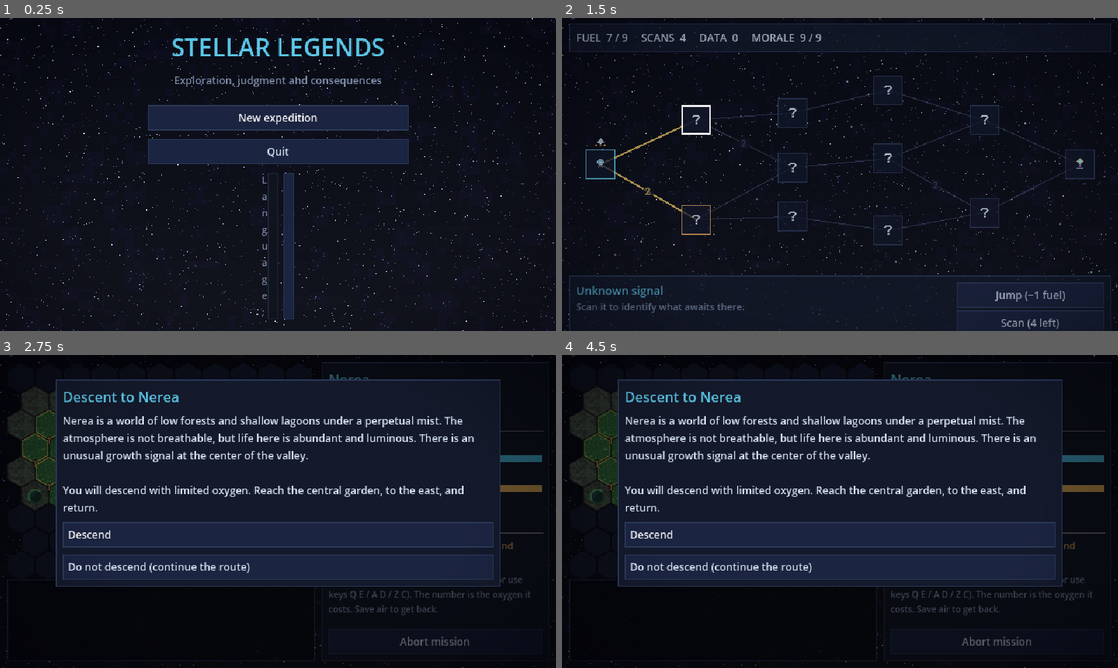
Above: before the commit, frames 1-4 (two rows, left to right).
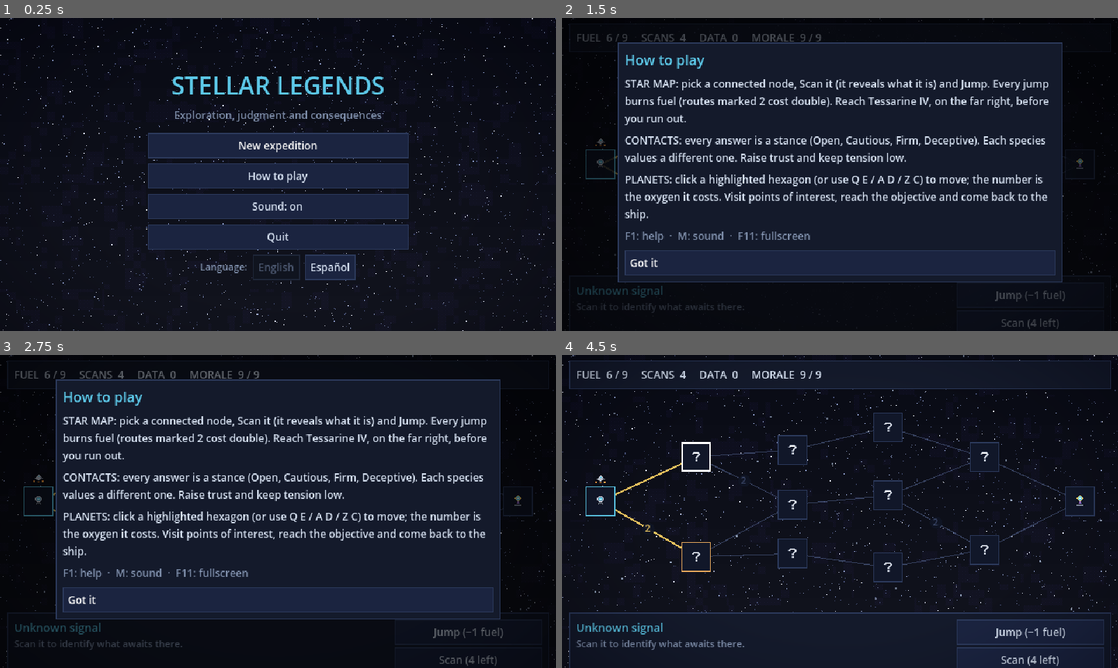
Above: after the commit, the same moments.

Repository: inadcl/LeyendasEstelares
Game: Godot game, scene res://scenes/main.tscn
Same seed, same stepped clock (60 frames per second), same inputs: the game is played once before the commit and once after it.
Inputs (mouse positions are in pixels of both pictures, inside the frame that each line leads up to):
- Up to frame 1 (0.25 s): no input
- Up to frame 2 (1.5 s): click "New expedition" at 0.5 s; click "Choose" at 1.25 s
- Up to frame 3 (2.75 s): click "Jump (−1 fuel)" at 2 s
- Up to frame 4 (4.5 s): click (995, 642) at 2.75 s, where only the run before the commit has a clickable "Abort mission"; click (1029, 658) at 3.5 s, where only the run after the commit has a clickable "Scan (4 left)"; click (840, 599) at 4.25 s, where only the run after the commit has a clickable "Got it"

The runs differ from the first frame. In frame 1, 20% of the frame differs, in the area x 26-74%, y 6-97%; in frame 2, 21%; in frame 3, 21%; in frame 4, 35%, in the area x 0-100%, y 0-100%.

Commit message:
Sonido, ayuda en el juego, iconos por bioma y consecuencias entre capas
- Sonido sintetizado (tools/gen_audio.py): efectos de interfaz, saltos, escaneos, eventos,
  contactos y finales, más música ambiental en bucle. M silencia; se recuerda la preferencia.
- Pantalla «Cómo se juega» (F1, botón del título y automática en la primera partida).
- F11 para pantalla completa.
- Iconos de planeta por bioma en el mapa estelar (el color anticipa el bioma tras escanear).
- Opciones exclusivas en anomalías según lo logrado con el Gremio de Hallen y el Dominio Draeth.
- Combustible inicial 6 (antes 7): ahora puede condicionar la ruta.
- Corrige el selector de idioma del título (el texto se partía letra a letra y se salía de la pantalla).
- Pruebas: audio, ayuda y estado inicial determinista en la prueba de UI.

Co-Authored-By: Claude Sonnet 5.5 <noreply@anthropic.com>
Claude-Session: https://claude.ai/code/session_01Ru1USyDRza2ajvXRQVYajV

Diff:
--- a/data/campaign.json
+++ b/data/campaign.json
@@ -1,5 +1,5 @@
 {
-	"start_fuel": 7,
+	"start_fuel": 6,
 	"max_fuel": 9,
 	"start_scans": 4,
 	"max_scans": 6,
--- a/data/events.json
+++ b/data/events.json
@@ -1045,6 +1045,17 @@
 						"fuel": -1
 					}
 				}
+			},
+			{
+				"requires": {
+					"flag": "draeth_respeto"
+				},
+				"result": {
+					"effects": {
+						"fuel": 1,
+						"morale": 1
+					}
+				}
 			}
 		]
 	},
@@ -1100,6 +1111,25 @@
 						"effects": {}
 					}
 				}
+			},
+			{
+				"requires": {
+					"flag": "gremio_amigo"
+				},
+				"risk": {
+					"chance": 0.9,
+					"success": {
+						"effects": {
+							"fuel": 3,
+							"data": 1
+						}
+					},
+					"fail": {
+						"effects": {
+							"fuel": 1
+						}
+					}
+				}
 			}
 		]
 	},
--- a/project.godot
+++ b/project.godot
@@ -15,6 +15,7 @@
 
 Content="*res://scripts/content.gd"
 GameState="*res://scripts/game_state.gd"
+Sfx="*res://scripts/audio.gd"
 
 [display]
 
--- /dev/null
+++ b/scripts/audio.gd
@@ -0,0 +1,65 @@
+extends Node
+## Sonido del juego (autoload "Sfx"): efectos puntuales y música ambiental. Archivos en res://audio/ (tools/gen_audio.py).
+
+const VOICES := 6
+
+var muted := false
+var _players: Array[AudioStreamPlayer] = []
+var _next := 0
+var _streams := {}
+var _music: AudioStreamPlayer
+
+
+func _ready() -> void:
+	muted = bool(Settings.get_value("audio", "muted", false))
+	for i in VOICES:
+		var p := AudioStreamPlayer.new()
+		add_child(p)
+		_players.append(p)
+	_music = AudioStreamPlayer.new()
+	_music.volume_db = -13.0
+	add_child(_music)
+	AudioServer.set_bus_mute(0, muted)
+
+
+func play(sound: String, volume_db := 0.0) -> void:
+	var stream := _stream(sound)
+	if stream == null:
+		return
+	var p := _players[_next]
+	_next = (_next + 1) % VOICES
+	p.stream = stream
+	p.volume_db = volume_db
+	p.play()
+
+
+func start_music() -> void:
+	if _music.playing:
+		return
+	var stream := _stream("ambient")
+	if stream is AudioStreamWAV:
+		var wav := stream as AudioStreamWAV
+		wav.loop_mode = AudioStreamWAV.LOOP_FORWARD
+		wav.loop_begin = 0
+		wav.loop_end = wav.data.size() / 2  # 16 bit mono
+	_music.stream = stream
+	_music.play()
+
+
+func set_muted(value: bool) -> void:
+	muted = value
+	AudioServer.set_bus_mute(0, muted)
+	Settings.set_value("audio", "muted", muted)
+
+
+func toggle_mute() -> void:
+	set_muted(not muted)
+
+
+func _stream(sound: String) -> AudioStream:
+	if not _streams.has(sound):
+		var path := "res://audio/%s.wav" % sound
+		_streams[sound] = load(path) if ResourceLoader.exists(path) else null
+		if _streams[sound] == null:
+			push_warning("Sonido ausente: %s" % path)
+	return _streams[sound]
--- a/scripts/content.gd
+++ b/scripts/content.gd
@@ -140,7 +140,7 @@
 		if e.get("choices", []).size() < 2:
 			errors.append("%s: necesita al menos 2 opciones" % id)
 		for i in e.get("choices", []).size():
-			_validate_choice(e["choices"][i], "%s[%d]" % [id, i], VALID_EFFECTS, errors, set_flags, true)
+			_validate_choice(e["choices"][i], "%s[%d]" % [id, i], VALID_EFFECTS, errors, set_flags)
 	for enc in encounters:
 		if species_by_id(enc.get("species", "")).is_empty():
 			errors.append("encuentro %s: especie inexistente" % enc.get("id", "?"))
@@ -217,7 +217,7 @@
 	return errors
 
 
-func _validate_choice(c: Dictionary, where: String, valid_effects: Array, errors: Array[String], set_flags: Dictionary, _is_event: bool) -> void:
+func _validate_choice(c: Dictionary, where: String, valid_effects: Array, errors: Array[String], set_flags: Dictionary) -> void:
 	if c.has("risk") == c.has("result"):
 		errors.append("%s: debe tener exactamente uno de risk/result" % where)
 	if c.has("risk"):
--- a/scripts/game_state.gd
+++ b/scripts/game_state.gd
@@ -15,7 +15,6 @@
 var max_scans := 0
 var rep := {}  # facción -> int
 var flags := {}  # String -> true
-var faction_ids: Array = []
 
 
 func start_run(avatar_dict: Dictionary, factions: Dictionary = {}, campaign_cfg: Dictionary = {}) -> void:
@@ -31,7 +30,6 @@
 	data = 0
 	rep = {}
 	flags = {}
-	faction_ids = factions.keys()
 	changed.emit()
 
 
--- a/scripts/main.gd
+++ b/scripts/main.gd
@@ -1,9 +1,11 @@
 extends Control
 ## Raíz del juego: título → avatar → mapa estelar → (planeta | contacto | anomalía) → … → final.
+## Atajos globales: F1 ayuda, M sonido, F11 pantalla completa.
 
 var _current: Control
 var _campaign: Campaign
 var _vignette: ColorRect
+var _help: Overlay
 
 
 func _ready() -> void:
@@ -17,7 +19,24 @@
 	mat.shader = load("res://shaders/vignette.gdshader")
 	_vignette.material = mat
 	add_child(_vignette)
+	# Todos los botones suenan al pulsarse.
+	get_tree().node_added.connect(func(n: Node):
+		if n is BaseButton:
+			(n as BaseButton).pressed.connect(func(): Sfx.play("click", -6.0)))
+	Sfx.start_music()
 	_show_title()
+
+
+func _unhandled_input(event: InputEvent) -> void:
+	if event is InputEventKey and event.pressed and not event.echo:
+		match event.keycode:
+			KEY_F1:
+				_toggle_help()
+			KEY_M:
+				Sfx.toggle_mute()
+			KEY_F11:
+				var full := DisplayServer.window_get_mode() == DisplayServer.WINDOW_MODE_FULLSCREEN
+				DisplayServer.window_set_mode(DisplayServer.WINDOW_MODE_WINDOWED if full else DisplayServer.WINDOW_MODE_FULLSCREEN)
 
 
 func _swap(screen: Control) -> void:
@@ -26,8 +45,27 @@
 	_current = screen
 	add_child(screen)
 	move_child(_vignette, -1)  # la viñeta siempre por encima
+	if _help != null:
+		move_child(_help, -1)
 	screen.modulate.a = 0.0
 	create_tween().tween_property(screen, "modulate:a", 1.0, 0.25)
+
+
+func _toggle_help() -> void:
+	if _help != null and _help.is_open():
+		_help.close()
+		return
+	if _help == null:
+		_help = Overlay.new()
+		add_child(_help)
+	_help.open()
+	_help.title(T.t("ui.help.title"))
+	_help.body(T.t("ui.help.sector"))
+	_help.body(T.t("ui.help.contact"))
+	_help.body(T.t("ui.help.planet"))
+	_help.note(T.t("ui.help.keys"), UITheme.DIM)
+	_help.button(T.t("ui.help.close"), _help.close).grab_focus()
+	move_child(_help, -1)
 
 
 func _show_title() -> void:
@@ -35,6 +73,7 @@
 	s.start_pressed.connect(_show_avatars)
 	s.quit_pressed.connect(func(): get_tree().quit())
 	s.language_changed.connect(_show_title)
+	s.help_pressed.connect(_toggle_help)
 	_swap(s)
 
 
@@ -43,7 +82,11 @@
 	s.avatar_chosen.connect(func(id: String):
 		GameState.start_run(Content.avatar_by_id(id), Content.factions, Content.campaign)
 		_campaign = Campaign.new(GameState, Content.campaign, randi())
-		_show_sector())
+		_show_sector()
+		# La primera vez se muestra la ayuda (después, con F1 o desde el título).
+		if not bool(Settings.get_value("game", "help_seen", false)):
+			Settings.set_value("game", "help_seen", true)
+			_toggle_help())
 	_swap(s)
 
 
--- /dev/null
+++ b/scripts/settings.gd
@@ -0,0 +1,19 @@
+class_name Settings
+extends RefCounted
+## Preferencias del jugador (idioma, sonido, ayuda vista) en user://settings.cfg.
+
+const PATH := "user://settings.cfg"
+
+
+static func get_value(section: String, key: String, default: Variant) -> Variant:
+	var cfg := ConfigFile.new()
+	if cfg.load(PATH) != OK:
+		return default
+	return cfg.get_value(section, key, default)
+
+
+static func set_value(section: String, key: String, value: Variant) -> void:
+	var cfg := ConfigFile.new()
+	cfg.load(PATH)
+	cfg.set_value(section, key, value)
+	cfg.save(PATH)
--- a/scripts/t.gd
+++ b/scripts/t.gd
@@ -8,7 +8,6 @@
 
 const LANGUAGES := {"en": "English", "es": "Español"}
 const CSV_PATH := "res://translations/strings.csv"
-const SETTINGS_PATH := "user://settings.cfg"
 
 static var _loaded := false
 
@@ -62,18 +61,12 @@
 		lang = "en"
 	TranslationServer.set_locale(lang)
 	if save:
-		var cfg := ConfigFile.new()
-		cfg.load(SETTINGS_PATH)
-		cfg.set_value("game", "language", lang)
-		cfg.save(SETTINGS_PATH)
+		Settings.set_value("game", "language", lang)
 
 
 ## Idioma guardado, o el del sistema (español si el sistema está en español, inglés en otro caso).
 static func load_language() -> void:
-	var cfg := ConfigFile.new()
-	var lang := ""
-	if cfg.load(SETTINGS_PATH) == OK:
-		lang = str(cfg.get_value("game", "language", ""))
+	var lang := str(Settings.get_value("game", "language", ""))
 	if not LANGUAGES.has(lang):
 		lang = "es" if OS.get_locale_language() == "es" else "en"
 	set_language(lang, false)
--- a/scripts/ui/contact_screen.gd
+++ b/scripts/ui/contact_screen.gd
@@ -157,6 +157,7 @@
 	var x := runner.index
 	var mine := T.t("contact.%s.x%d.o%d" % [eid, x, i])
 	var res := runner.choose(i)
+	Sfx.play("blip")
 	_refresh_bars()
 	_clear_options()
 	_speech.add_theme_color_override("font_color", _color)
@@ -175,6 +176,7 @@
 func _show_outcome() -> void:
 	_clear_options()
 	var out := runner.apply_outcome()
+	Sfx.play({"alliance": "victory", "deal": "success", "wary": "event", "hostile": "alert"}[out["id"]])
 	var colors := {"alliance": UITheme.GOOD, "deal": UITheme.ACCENT, "wary": UITheme.DIM, "hostile": UITheme.BAD}
 	_speech.add_theme_color_override("font_color", colors[out["id"]])
 	_speech.text = "%s\n\n%s" % [T.t("ui.contact.result." + out["id"]), T.t(out["key"])]
--- a/scripts/ui/end_screen.gd
+++ b/scripts/ui/end_screen.gd
@@ -21,6 +21,7 @@
 	v.add_theme_constant_override("separation", 8)
 	panel.add_child(v)
 
+	Sfx.play("victory" if ending == "victory" else "defeat")
 	var color := UITheme.GOOD if ending == "victory" else (UITheme.WARN if ending == "abort" else UITheme.BAD)
 	v.add_child(UITheme.label(T.t("ending.%s.title" % ending), color, 18))
 	v.add_child(UITheme.label(T.t("ending.%s.body" % ending), UITheme.TEXT, 12))
--- a/scripts/ui/map_screen.gd
+++ b/scripts/ui/map_screen.gd
@@ -115,6 +115,7 @@
 		return
 	var cost := expedition.map.move_cost(cell)
 	var res := expedition.move(cell)
+	Sfx.play("step", -4.0)
 	_say(T.t("ui.log.move", {"cost": cost}), UITheme.DIM)
 	if res["failure"] != "":
 		_fail(res["failure"])
@@ -157,6 +158,7 @@
 
 
 func _fail(reason: String) -> void:
+	Sfx.play("defeat")
 	_overlay.open()
 	_overlay.title(T.t("ui.fail.title"), UITheme.BAD)
 	_overlay.body(T.t("ui.fail.oxygen" if reason == "oxygen" else "ui.fail.morale"))
@@ -177,6 +179,7 @@
 func _conclude(result: String) -> void:
 	var pid: String = planet["id"]
 	_overlay.open()
+	Sfx.play("success" if result == "success" else "setback")
 	if result == "success":
 		_overlay.title(T.t("ui.planet.done"), UITheme.GOOD)
 		_overlay.body(T.t("planet.%s.outro_success" % pid))
--- a/scripts/ui/overlay.gd
+++ b/scripts/ui/overlay.gd
@@ -78,6 +78,7 @@
 func present_event(event_id: String, resolve: Callable, on_done: Callable) -> void:
 	var ev: Dictionary = Content.events[event_id]
 	open()
+	Sfx.play("event")
 	title(T.ev(event_id, "title"))
 	body(T.ev(event_id, "text"))
 	separator()
@@ -109,6 +110,7 @@
 	var choice: Dictionary = Content.events[event_id]["choices"][index]
 	var result: Dictionary = resolve.call(index)
 	open()
+	Sfx.play(("success" if result["success"] else "setback") if choice.has("risk") else "blip")
 	var headline := T.ev(event_id, "title")
 	if choice.has("risk"):
 		headline += " — " + T.t("ui.event.success" if result["success"] else "ui.event.setback")
--- a/scripts/ui/sector_screen.gd
+++ b/scripts/ui/sector_screen.gd
@@ -183,6 +183,8 @@
 		return "node_final"
 	if not n["scanned"]:
 		return "node_unknown"
+	if n["type"] == "planet":
+		return "node_planet_" + n["planet"]["biome"]  # el color anticipa el bioma
 	return "node_" + n["type"]
 
 
@@ -261,11 +263,13 @@
 func _on_jump() -> void:
 	if campaign.can_jump(_selected):
 		var id := _selected
+		Sfx.play("jump")
 		campaign.jump(id)
 		jumped.emit(id)
 
 
 func _on_scan() -> void:
 	if campaign.can_scan(_selected):
+		Sfx.play("scan")
 		campaign.scan(_selected)
 		_refresh()
--- a/scripts/ui/title_screen.gd
+++ b/scripts/ui/title_screen.gd
@@ -4,6 +4,7 @@
 signal start_pressed
 signal quit_pressed
 signal language_changed
+signal help_pressed
 
 
 func _ready() -> void:
@@ -13,7 +14,7 @@
 	center.set_anchors_and_offsets_preset(PRESET_FULL_RECT)
 	add_child(center)
 	var box := VBoxContainer.new()
-	box.add_theme_constant_override("separation", 10)
+	box.add_theme_constant_override("separation", 6)
 	box.custom_minimum_size = Vector2(300, 0)
 	center.add_child(box)
 
@@ -29,6 +30,16 @@
 	start.alignment = HORIZONTAL_ALIGNMENT_CENTER
 	start.pressed.connect(func(): start_pressed.emit())
 	box.add_child(start)
+	var help := UITheme.button(T.t("ui.how_to_play"))
+	help.alignment = HORIZONTAL_ALIGNMENT_CENTER
+	help.pressed.connect(func(): help_pressed.emit())
+	box.add_child(help)
+	var sound := UITheme.button(T.t("ui.sound_off" if Sfx.muted else "ui.sound_on"))
+	sound.alignment = HORIZONTAL_ALIGNMENT_CENTER
+	sound.pressed.connect(func():
+		Sfx.toggle_mute()
+		language_changed.emit())  # reconstruye el título con el texto actualizado
+	box.add_child(sound)
 	if not OS.has_feature("web"):
 		var quit := UITheme.button(T.t("ui.quit"))
 		quit.alignment = HORIZONTAL_ALIGNMENT_CENTER
@@ -39,9 +50,11 @@
 	var langs := HBoxContainer.new()
 	langs.alignment = BoxContainer.ALIGNMENT_CENTER
 	langs.add_theme_constant_override("separation", 6)
-	langs.add_child(UITheme.label(T.t("ui.language") + ":", UITheme.DIM, 11))
+	var lang_label := UITheme.label(T.t("ui.language") + ":", UITheme.DIM, 11)
+	lang_label.autowrap_mode = TextServer.AUTOWRAP_OFF
+	langs.add_child(lang_label)
 	for code in T.LANGUAGES:
-		var b := UITheme.button(T.LANGUAGES[code])
+		var b := UITheme.button(T.LANGUAGES[code], false)
 		b.disabled = code == T.language()
 		b.pressed.connect(func():
 			T.set_language(code)
--- a/scripts/ui/ui_theme.gd
+++ b/scripts/ui/ui_theme.gd
@@ -58,11 +58,12 @@
 	return b
 
 
-static func button(text: String) -> Button:
+## `wrap` = false para botones en filas horizontales (con autowrap el texto se partiría letra a letra).
+static func button(text: String, wrap := true) -> Button:
 	var b := Button.new()
 	b.text = text
 	b.alignment = HORIZONTAL_ALIGNMENT_LEFT
-	b.autowrap_mode = TextServer.AUTOWRAP_WORD_SMART
+	b.autowrap_mode = TextServer.AUTOWRAP_WORD_SMART if wrap else TextServer.AUTOWRAP_OFF
 	return b
 
 
--- a/tests/run_tests.gd
+++ b/tests/run_tests.gd
@@ -10,6 +10,7 @@
 	_test_hex()
 	_test_content()
 	_test_translations()
+	_test_audio()
 	_test_generation()
 	_test_event_rules()
 	_test_sector()
@@ -133,6 +134,19 @@
 		if row.size() >= 3 and row[0] != "":
 			_check(used.has(row[0]), "clave sin uso en el CSV: '%s'" % row[0])
 	T.set_language("en", false)
+
+
+func _test_audio() -> void:
+	print("audio")
+	for n in ["click", "step", "scan", "jump", "blip", "event", "success", "setback", "alert", "victory", "defeat", "ambient"]:
+		_check(ResourceLoader.exists("res://audio/%s.wav" % n), "falta el sonido %s" % n)
+	var re := RegEx.new()
+	re.compile("Sfx\\.play\\(\"([a-z]+)\"")
+	for d in ["res://scripts", "res://scripts/ui"]:
+		for f in DirAccess.get_files_at(d):
+			if f.ends_with(".gd"):
+				for m in re.search_all(FileAccess.get_file_as_string("%s/%s" % [d, f])):
+					_check(ResourceLoader.exists("res://audio/%s.wav" % m.get_string(1)), "%s usa un sonido inexistente: %s" % [f, m.get_string(1)])
 
 
 # ------------------------------------------------------- mapas de superficie
--- a/tests/screenshot.gd
+++ b/tests/screenshot.gd
@@ -15,6 +15,9 @@
 	T.set_language(lang, false)
 	main._show_title()
 	await _shot("1_title")
+	main._toggle_help()
+	await _shot("1b_help")
+	main._toggle_help()
 	main._show_avatars()
 	await _shot("2_avatars")
 	GameState.start_run(Content.avatar_by_id("vance"), Content.factions, Content.campaign)
@@ -24,8 +27,10 @@
 	var camp: Campaign = main._campaign
 	# Escanea el primer nodo y selecciónalo.
 	var first: String = camp.sector.nodes[camp.current]["edges"][0]
-	camp.scan(first)
+	for id in camp.sector.nodes:
+		camp.sector.nodes[id]["scanned"] = true  # para ver todos los iconos
 	main._current._select(first)
+	main._current._refresh()
 	await _shot("4_sector_scanned")
 
 	for sp in ["vael", "hallen", "draeth"]:
--- a/tests/ui_test.gd
+++ b/tests/ui_test.gd
@@ -8,6 +8,7 @@
 
 func _ready() -> void:
 	T.set_language("en", false)
+	Settings.set_value("game", "help_seen", false)  # la primera partida muestra la ayuda
 	_main = load("res://scenes/main.tscn").instantiate()
 	add_child(_main)
 	await _frames()
@@ -31,6 +32,14 @@
 	_buttons(_main._current, "Choose")[0].pressed.emit()
 	await _frames()
 	_check(_main._current is SectorScreen, "mapa estelar tras elegir avatar")
+	_check(_main._help != null and _main._help.is_open(), "la primera vez se muestra la ayuda")
+	_buttons(_main._help, "Got it")[0].pressed.emit()
+	await _frames()
+	_check(not _main._help.is_open(), "la ayuda se cierra")
+	_main._toggle_help()
+	_check(_main._help.is_open(), "F1/ayuda se puede reabrir")
+	_main._toggle_help()
+	_check(not _main._help.is_open(), "y volver a cerrar")
 	var sector: SectorScreen = _main._current
 	var camp: Campaign = _main._campaign
 	var fuel0: int = GameState.fuel
@@ -74,7 +83,7 @@
 	click.global_position = click.position
 	get_viewport().push_input(click)
 	await _frames()
-	_check(ex.player == adj, "un clic sobre un hexágono adyacente mueve al jugador (%s → %s)" % [start, ex.player])
+	_check(ex.player == adj, "un clic sobre un hexágono adyacente mueve al jugador (%s → %s))" % [start, ex.player])
 	var before := ex.player
 	for key in [KEY_D, KEY_E, KEY_C, KEY_A, KEY_Q, KEY_Z]:
 		if ex.player != before or not screen._view.enabled:
--- a/translations/strings.csv
+++ b/translations/strings.csv
@@ -214,6 +214,9 @@
 event.campo_de_asteroides.c1.fail,The impacts cost you fuel and confidence.,Los impactos te cuestan combustible y confianza.
 event.campo_de_asteroides.c2.text,Go around it cautiously,Rodearlo con precaución
 event.campo_de_asteroides.c2.res,"It takes longer, but there are no incidents.","Tardas más, pero no hay incidentes."
+event.campo_de_asteroides.c3.text,Request a cleared corridor from a Draeth patrol,Pedir un pasillo despejado a una patrulla Draeth
+event.campo_de_asteroides.c3.hint,Requires the respect of the Draeth Dominion,Requiere el respeto del Dominio Draeth
+event.campo_de_asteroides.c3.res,A Draeth patrol clears the field for you without a word. Respect has its uses.,Una patrulla Draeth despeja el campo para ti sin decir palabra. El respeto tiene sus ventajas.
 event.nave_a_la_deriva.title,Drifting ship,Nave a la deriva
 event.nave_a_la_deriva.text,"A civilian ship with no power drifts in silence. Its systems seem dormant, not destroyed.","Una nave civil sin energía deriva en silencio. Sus sistemas parecen dormidos, no destruidos."
 event.nave_a_la_deriva.c0.text,Board it and look for supplies,Abordarla y buscar suministros
@@ -225,6 +228,10 @@
 event.nave_a_la_deriva.c2.text,Broadcast a distress call on its behalf,Emitir una llamada de auxilio en su nombre
 event.nave_a_la_deriva.c2.ok,A nearby tug answers and thanks you for the alert.,Un remolcador cercano responde y te agradece el aviso.
 event.nave_a_la_deriva.c2.fail,No one answers.,Nadie responde.
+event.nave_a_la_deriva.c3.text,Claim salvage under Hallen Guild terms,Reclamar el salvamento según los términos del Gremio de Hallen
+event.nave_a_la_deriva.c3.hint,Requires the friendship of the Hallen Guild,Requiere la amistad del Gremio de Hallen
+event.nave_a_la_deriva.c3.ok,The Guild's salvage code is respected here: you strip the ship of its fuel reserves.,El código de salvamento del Gremio se respeta aquí: dejas la nave sin sus reservas de combustible.
+event.nave_a_la_deriva.c3.fail,"The claim is registered, but there is little left to salvage.","La reclamación queda registrada, pero apenas hay nada que salvar."
 event.nebulosa_ionizada.title,Ionized nebula,Nebulosa ionizada
 event.nebulosa_ionizada.text,An ionized nebula crosses the sector in impossible colors. Sensors saturate but record internal structures.,Una nebulosa ionizada cruza el sector con colores imposibles. Los sensores se saturan pero registran estructuras internas.
 event.nebulosa_ionizada.c0.text,Enter it to take readings,Adentrarse para tomar lecturas
@@ -379,6 +386,15 @@
 ui.choose_traveler,Choose your traveler,Elige a tu viajero
 ui.avatar_stats,Oxygen {oxygen} · Morale {morale},Oxígeno {oxygen} · Moral {morale}
 ui.choose,Choose,Elegir
+ui.how_to_play,How to play,Cómo se juega
+ui.sound_on,Sound: on,Sonido: activado
+ui.sound_off,Sound: off,Sonido: desactivado
+ui.help.title,How to play,Cómo se juega
+ui.help.sector,"STAR MAP: pick a connected node, Scan it (it reveals what it is) and Jump. Every jump burns fuel (routes marked 2 cost double). Reach Tessarine IV, on the far right, before you run out.","MAPA ESTELAR: elige un nodo conectado, Escanéalo (revela qué es) y Salta. Cada salto gasta combustible (las rutas marcadas con 2 cuestan el doble). Llega a Tessarine IV, a la derecha del todo, antes de quedarte sin él."
+ui.help.contact,"CONTACTS: every answer is a stance (Open, Cautious, Firm, Deceptive). Each species values a different one. Raise trust and keep tension low.","CONTACTOS: cada respuesta es una postura (Abierta, Cauta, Firme, Engañosa). Cada especie valora una distinta. Sube la confianza y mantén baja la tensión."
+ui.help.planet,"PLANETS: click a highlighted hexagon (or use Q E / A D / Z C) to move; the number is the oxygen it costs. Visit points of interest, reach the objective and come back to the ship.","PLANETAS: haz clic en un hexágono resaltado (o usa Q E / A D / Z C) para moverte; el número es el oxígeno que cuesta. Visita puntos de interés, alcanza el objetivo y vuelve a la nave."
+ui.help.keys,F1: help  ·  M: sound  ·  F11: fullscreen,F1: ayuda  ·  M: sonido  ·  F11: pantalla completa
+ui.help.close,Got it,Entendido
 ui.continue,Continue,Continuar
 ui.back_title,Back to title,Volver al título
 ui.hud.oxygen,OXYGEN  {cur} / {max},OXÍGENO  {cur} / {max}
Binary file added: art/node_planet_dust.png
Not shown, changed: art/node_planet_dust.png.import
Renamed: art/node_planet.png -> art/node_planet_frost.png
Not shown, added: art/node_planet_frost.png.import
Binary file added: art/node_planet_verdant.png
Not shown, added: art/node_planet_verdant.png.import
Not shown, added: audio/alert.wav.import
Not shown, added: audio/ambient.wav.import
Not shown, added: audio/blip.wav.import
Not shown, added: audio/click.wav.import
Not shown, added: audio/defeat.wav.import
Not shown, added: audio/event.wav.import
(and 22 more such lines)
